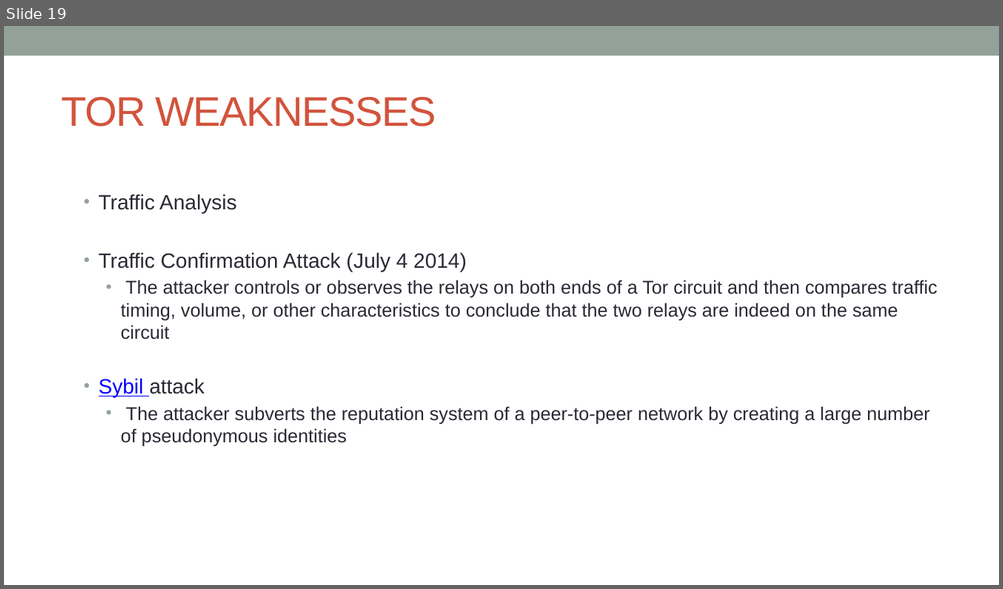
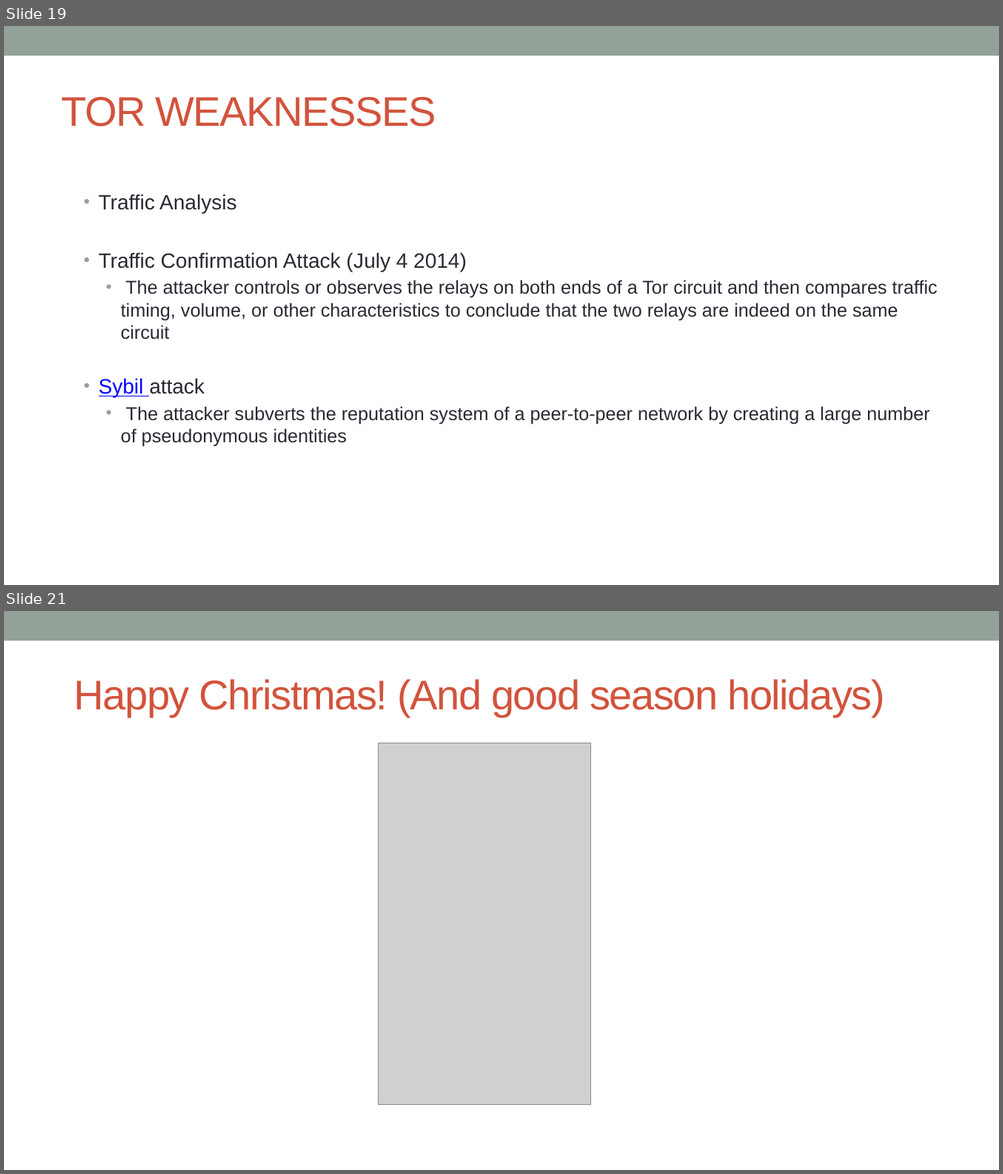
Before and after one commit to DeMaCS-UNICAL/NetworkSecurity, a slide deck: slides/tor.pptx. Shown one above the other, each under a label of ours: slide 19 before the commit, slides 19 and 21 after it; the slides between them are not shown. The pictures are 1003x589 and 1003x1174 pixels, drawn with LibreOffice and Linux fonts; fonts in the diff are those of the drawing; grey boxes stand for pictures. Boxes give left, top, right and bottom in pixels: in the first picture for what was removed or moved away, otherwise in the second. Text is boxed around its words. In the diff, an @@ line names an element or a change of style, - is before the commit and + after.

```diff
--- a/slides/tor.pptx
+++ b/slides/tor.pptx
@@ slide 21 added at (4, 611, 999, 1170), background #FFFFFF; not listed: 1 template element that a slide beside it also shows @@
@@ title added at (74, 679, 885, 717), 40 pt, text #D2533C @@
+Happy Christmas! (And good season holidays)
@@ picture added at (378, 743, 590, 1105) @@
```
Also in this commit, not shown: 1 other slide added, 1 other file.
